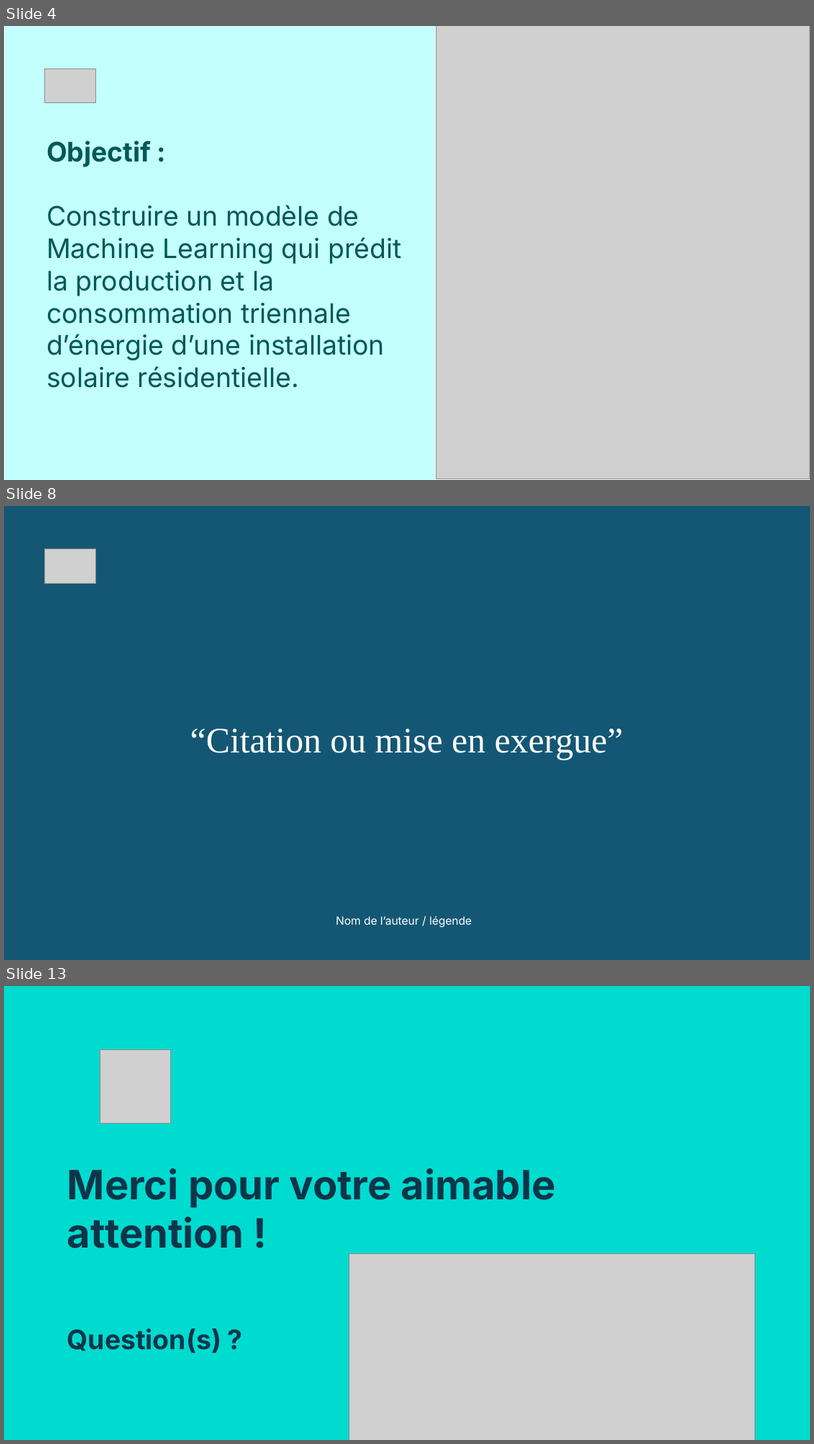
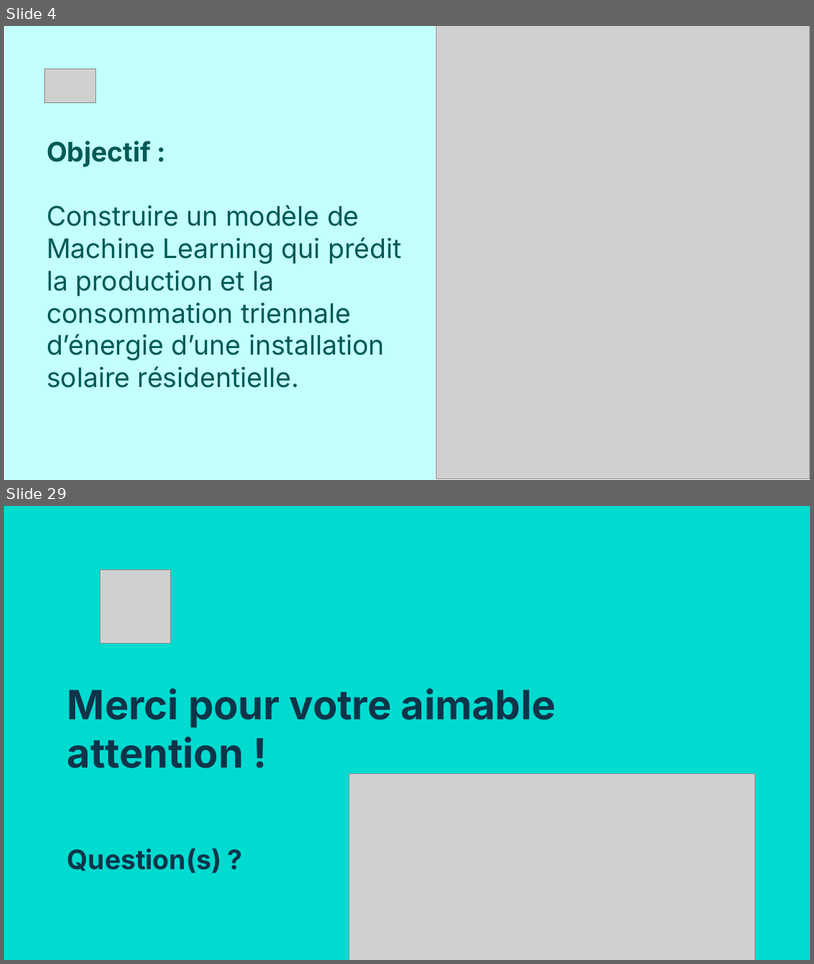
Before and after one commit to baigalmaa-baatar/Predict-energy-consumption, a slide deck: modeling/Final_Project_Slides.pptx. Shown one above the other, each under a label of ours: slides 4, 8 and 13 before the commit, slides 4 and 29 after it; the slides between them are not shown. The pictures are 814x1444 and 814x964 pixels, drawn with LibreOffice and Linux fonts; fonts in the diff are those of the drawing; grey boxes stand for pictures. Boxes give left, top, right and bottom in pixels: in the first picture for what was removed or moved away, otherwise in the second. Text is boxed around its words. In the diff, an @@ line names an element or a change of style, - is before the commit and + after.

```diff
--- a/modeling/Final_Project_Slides.pptx
+++ b/modeling/Final_Project_Slides.pptx
@@ slide 8 removed at (4, 506, 810, 960), background #145774 @@
@@ picture removed at (45, 548, 96, 584) @@
@@ title removed at (190, 728, 624, 759) @@
-“Citation ou mise en exergue”
@@ title removed at (336, 916, 472, 927) @@
-Nom de l’auteur / légende
@@ what was slide 13 is now slide 29 @@
```
Also in this commit, not shown: 5 slides changed, 19 slides added, 2 other slides removed.
